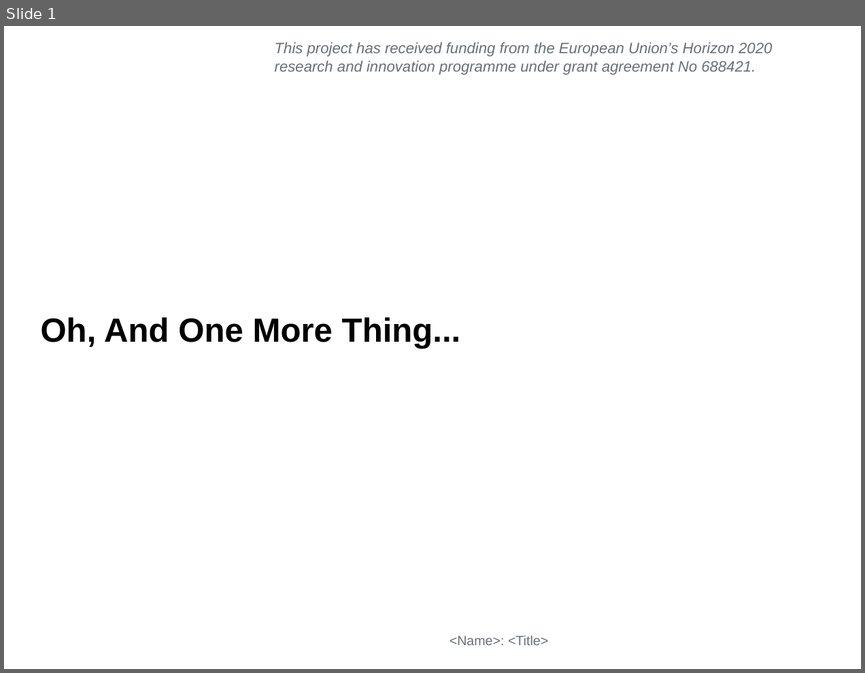
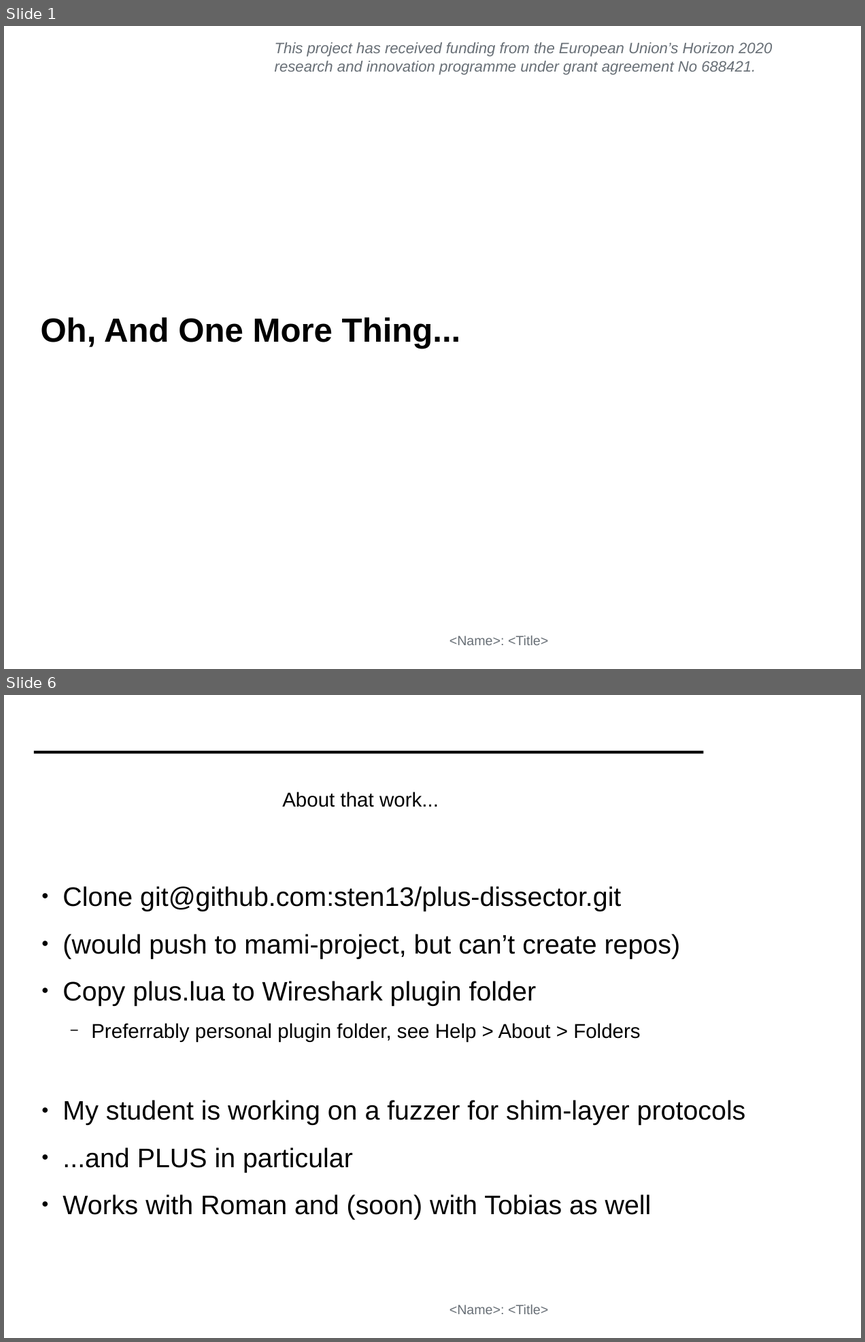
Before and after one commit to mami-project/roadshows, a slide deck: mami-cambridge/ZHAW_PLUS.odp. Shown one above the other, each under a label of ours: slide 1 before the commit, slides 1 and 6 after it; the slides between them are not shown. The pictures are 865x673 and 865x1342 pixels, drawn with LibreOffice and Linux fonts; fonts in the diff are those of the drawing; background and template pictures are left out. Boxes give left, top, right and bottom in pixels: in the first picture for what was removed or moved away, otherwise in the second. Text is boxed around its words. In the diff, an @@ line names an element or a change of style, - is before the commit and + after.

Commit message:
News on PLUS from ZHAW

```diff
--- a/mami-cambridge/ZHAW_PLUS.odp
+++ b/mami-cambridge/ZHAW_PLUS.odp
@@ slide 6 added at (4, 695, 861, 1338), background #FFFFFF; not listed: 1 template element that a slide beside it also shows @@
@@ rectangle added at (34, 751, 704, 753), fill #000000 @@
@@ title added at (282, 792, 439, 807), 24 pt, text #000000 @@
+About that work...
@@ text added at (62, 886, 746, 1219), 32 pt, text #000000 @@
+● Clone git@github.com:sten13/plus-dissector.git
+● (would push to mami-project, but can’t create repos)
+● Copy plus.lua to Wireshark plugin folder
+  − Preferrably personal plugin folder, see Help > About > Folders
+● My student is working on a fuzzer for shim-layer protocols
+● ...and PLUS in particular
+● Works with Roman and (soon) with Tobias as well
```
Also in this commit, not shown: 4 other slides added, 17 slides removed.
